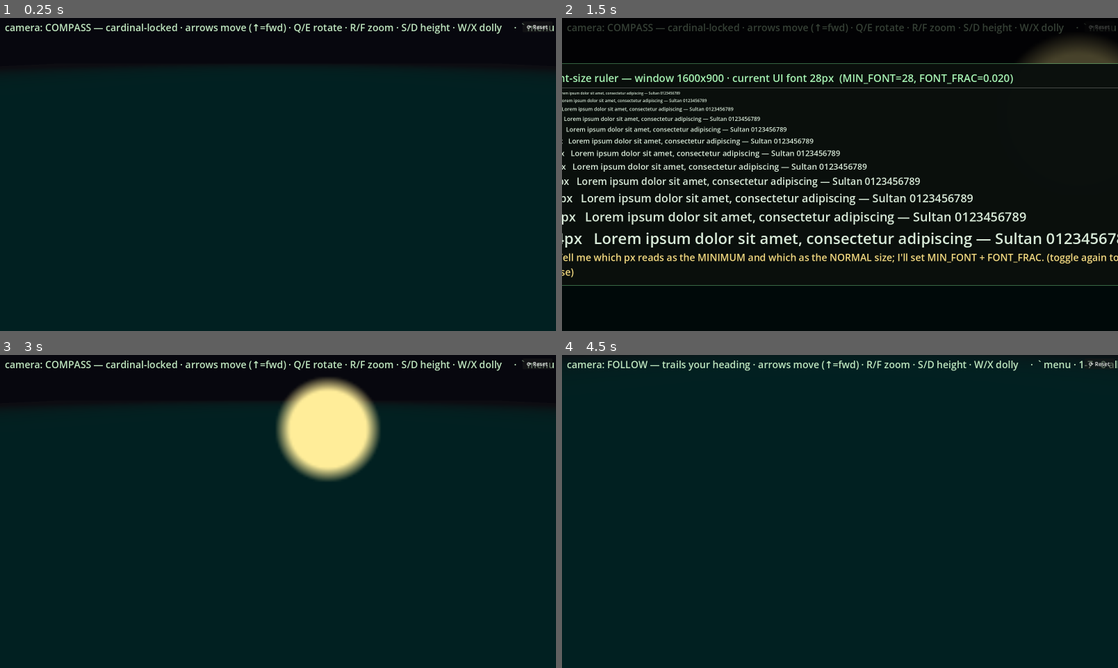
Above: before the commit, frames 1-4 (two rows, left to right).
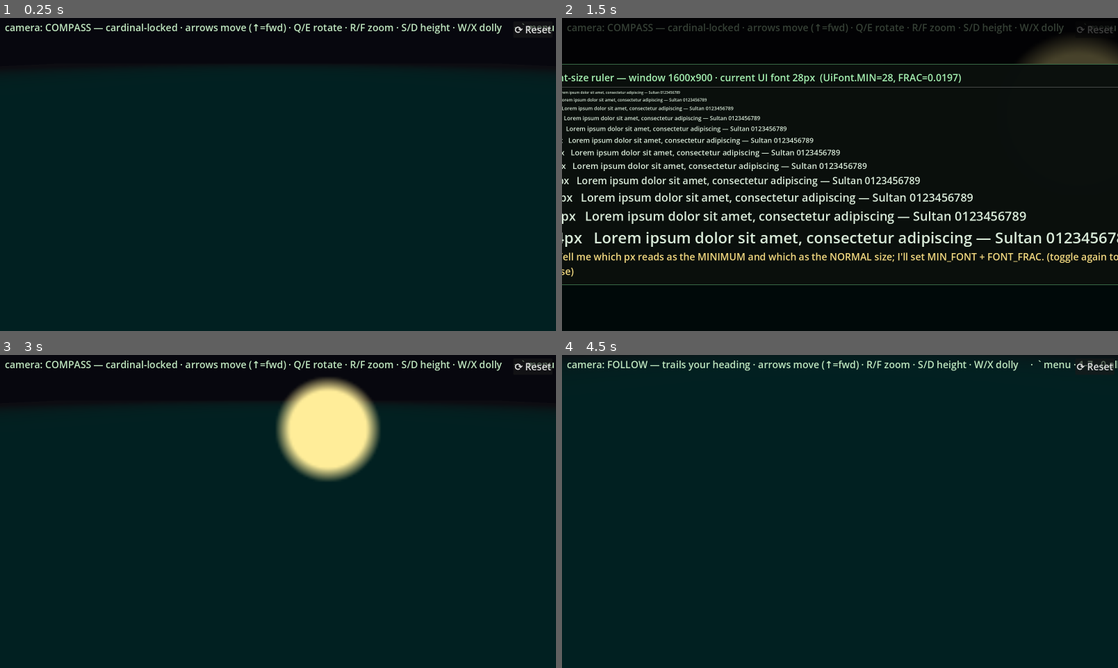
Above: after the commit, the same moments.

Repository: DazzlingDukeOfLazers/raves-of-qud
Game: Godot game, scene res://Main.tscn
Same seed, same stepped clock (60 frames per second), same inputs: the game is played once before the commit and once after it.
Inputs (mouse positions are in pixels of both pictures, inside the frame that each line leads up to):
- Up to frame 1 (0.25 s): no input
- Up to frame 2 (1.5 s): tap Enter at 0.5 s; move the mouse to (962, 158) at 0.52 s; hold Right 0.53-1.25 s; hold E 0.53-1.25 s; tap L at 0.6 s; click (962, 158) at 0.67 s; tap Space at 0.77 s; click "⟳ Reset" at 1.25 s
- Up to frame 3 (3 s): tap Space at 2 s; drag from (166, 527) to (250, 574) at 2.02 s; tap Enter at 2.75 s; move the mouse to (333, 442) at 2.77 s; hold Right from 2.78 s (still down); hold E from 2.78 s (still down); tap L at 2.85 s
- Up to frame 4 (4.5 s): release Right at 3.5 s; release E at 3.5 s; tap Space at 3.5 s; drag from (812, 574) to (673, 464) at 3.52 s; tap Enter at 4.25 s; move the mouse to (1006, 558) at 4.27 s; hold Left from 4.28 s (still down); hold E from 4.28 s (still down); tap 2 at 4.35 s

The runs differ from the first frame. In frame 1, 0.1% of the frame differs, in the area x 92-100%, y 1-5%; in frame 2, 9.4%, in the area x 0-100%, y 2-86%; in frame 3, 0.1%; in frame 4, 0.1%.

Commit message:
Fonts: single source of truth (UiFont) for every UI font size
New UiFont (class): FRAC + MIN + role multipliers, sizes scale with window height
and never drop below MIN. Route ALL UI text through it:
- Main: mode label, the WHOLE debug menu (recursive), and the Reset button (was a
  fixed 86x28 box clipping the font -> now grows to fit); Reset/inspector/report
  were the too-small ones called out.
- CellInspector (selection log) + TileReport (submission form): size = UiFont body
  + the live +/- nudge, replacing their private 22/19px defaults.
- OnboardingControl: scales its per-element sizes so 'body' maps to UiFont's body,
  floored at UiFont.MIN.
- FontPreview: chrome via UiFont (sample lines stay literal).
Change FRAC/MIN in UiFont and the whole app follows.

Diff:
--- a/godot/CellInspector.gd
+++ b/godot/CellInspector.gd
@@ -38,8 +38,13 @@
 var _label: RichTextLabel
 var _mark_box: MeshInstance3D   # dashed wireframe outlining the whole 3D tile
 var _mark_pin: MeshInstance3D   # dashed finder line rising from the tile top
-var _font_size := FONT_SIZE_DEFAULT
+var _font_bump := 0   # live +/- nudge (px) on top of the UiFont source-of-truth size
 var _last_report := ""
+
+## The selection-log font size: the project's source-of-truth body size plus the user's nudge,
+## capped so a big nudge can't overflow. The mono FACE is set separately (columns must line up).
+func _cur_font() -> int:
+	return mini(FONT_SIZE_MAX, UiFont.px(get_viewport(), "body", _font_bump))
 var _selected = null      # Vector2i of the last inspected tile
 var _saved_overlay := {}  # visibility snapshot while a clean screenshot is taken
 
@@ -315,7 +320,7 @@
 		return
 	var lines := _last_report.split("\n")
 	var avail := get_viewport().get_visible_rect().size.y - 48.0
-	var fits := maxi(6, floori(avail / (_font_size * LINE_HEIGHT_RATIO)))
+	var fits := maxi(6, floori(avail / (_cur_font() * LINE_HEIGHT_RATIO)))
 	if lines.size() <= fits:
 		_label.text = _last_report
 	else:
@@ -328,8 +333,8 @@
 func nudge_font(delta: int) -> void:
 	if not _panel.visible:
 		return
-	_font_size = clampi(_font_size + delta, FONT_SIZE_MIN, FONT_SIZE_MAX)
-	_label.add_theme_font_size_override("normal_font_size", _font_size)
+	_font_bump = clampi(_font_bump + delta, -14, 40)
+	_label.add_theme_font_size_override("normal_font_size", _cur_font())
 	_repaint()
 
 ## Temporarily hide the report so a screenshot shows the scene, not the text.
@@ -394,7 +399,7 @@
 	# no wrapping: the report is column-aligned, and a wrap destroys the alignment
 	_label.autowrap_mode = TextServer.AUTOWRAP_OFF
 	_label.add_theme_color_override("default_color", Color(0.85, 0.95, 0.85))
-	_label.add_theme_font_size_override("normal_font_size", _font_size)
+	_label.add_theme_font_size_override("normal_font_size", _cur_font())
 	# monospace, so tile names and flag columns line up
 	# Atkinson Hyperlegible Mono (bundled). The report is column-aligned — tile
 	# names, flag columns — so the label needs a MONOSPACE cut, not the project's
@@ -461,7 +466,7 @@
 
 	_preview_caption = Label.new()
 	_preview_caption.position = Vector2(0, PREVIEW_PX + 2)
-	_preview_caption.add_theme_font_size_override("font_size", 13)
+	_preview_caption.add_theme_font_size_override("font_size", UiFont.px(get_viewport(), "caption"))
 	_preview_caption.add_theme_color_override("font_color", Color(0.8, 0.92, 0.8))
 	_preview.add_child(_preview_caption)
 
--- a/godot/FontPreview.gd
+++ b/godot/FontPreview.gd
@@ -45,7 +45,7 @@
 	panel.add_child(vb)
 
 	_header = Label.new()
-	_header.add_theme_font_size_override("font_size", 30)   # chrome, kept readable (sample lines below are literal px)
+	_header.add_theme_font_size_override("font_size", UiFont.px(get_viewport(), "title"))  # chrome (sample lines below are literal px)
 	_header.modulate = Color(0.65, 0.95, 0.7)
 	vb.add_child(_header)
 
@@ -61,7 +61,7 @@
 
 	var hint := Label.new()
 	hint.text = "→ Tell me which px reads as the MINIMUM and which as the NORMAL size; I'll set MIN_FONT + FONT_FRAC. (toggle again to close)"
-	hint.add_theme_font_size_override("font_size", 28)   # was 15 — unreadable at native res
+	hint.add_theme_font_size_override("font_size", UiFont.px(get_viewport(), "body"))   # chrome; sample lines stay literal
 	hint.modulate = Color(0.95, 0.85, 0.5)
 	hint.autowrap_mode = TextServer.AUTOWRAP_WORD_SMART
 	hint.custom_minimum_size = Vector2(900, 0)
--- a/godot/Main.gd
+++ b/godot/Main.gd
@@ -182,36 +182,48 @@
 var _panning := false
 var _mode_label: Label
 var _debug_menu_title: Label
+var _reset_btn: Button
 
 # Responsive HUD text: a fraction of viewport height, but never below a floor —
 # "min(px, %vh)" web sensibility, re-applied on window resize.
-const FONT_FRAC := 0.0197
-const MIN_FONT := 28
+# Font sizes come from UiFont (the single source of truth). These stay as thin aliases so the rest
+# of the file / the ruler read the same numbers.
 func _ui_font_size() -> int:
-	return maxi(MIN_FONT, int(get_viewport().get_visible_rect().size.y * FONT_FRAC))
-
+	return UiFont.px(get_viewport(), "body")
+
+## Size EVERY label/button in the top UI from the source of truth: the mode label, the whole debug
+## menu (title, mode buttons, toggle buttons, slider labels), and the corner Reset button. Re-run on
+## window resize so it tracks the viewport.
 func _apply_ui_fonts() -> void:
 	var fs := _ui_font_size()
 	if _mode_label != null:
 		_mode_label.add_theme_font_size_override("font_size", fs)
-	if _debug_menu_title != null:
-		_debug_menu_title.add_theme_font_size_override("font_size", fs)
-	for m in _mode_buttons:
-		(_mode_buttons[m] as Button).add_theme_font_size_override("font_size", fs)
+	if _debug_menu != null:
+		_apply_font_recursive(_debug_menu, fs)
+	if _reset_btn != null:
+		_reset_btn.add_theme_font_size_override("font_size", fs)
 	# keep the debug menu just BELOW the help label so they never overlap, even as
 	# the responsive font grows the label's height
 	if _debug_menu != null and _mode_label != null:
 		var lh: float = maxf(_mode_label.get_minimum_size().y, float(fs))
 		_debug_menu.position = Vector2(14, _mode_label.position.y + lh + 8.0)
 
+## Apply a font size to every Label/Button under `node` (recursively) — how the debug menu and any
+## nested popups get sized uniformly from one call.
+func _apply_font_recursive(node: Node, size: int) -> void:
+	if node is Label or node is Button:
+		node.add_theme_font_size_override("font_size", size)
+	for c in node.get_children():
+		_apply_font_recursive(c, size)
+
 ## Show/hide the font-size ruler (Lorem Ipsum at each px) with the current UI-font math in the header,
 ## so you can pick the MINIMUM and NORMAL sizes. Toggle: L, or the ` menu button.
 func _toggle_font_preview() -> void:
 	if _font_preview == null:
 		return
 	var vp := get_viewport().get_visible_rect().size
-	var hdr := "Font-size ruler — window %dx%d · current UI font %dpx  (MIN_FONT=%d, FONT_FRAC=%.3f)" % [
-		int(vp.x), int(vp.y), _ui_font_size(), MIN_FONT, FONT_FRAC]
+	var hdr := "Font-size ruler — window %dx%d · current UI font %dpx  (UiFont.MIN=%d, FRAC=%.4f)" % [
+		int(vp.x), int(vp.y), _ui_font_size(), UiFont.MIN, UiFont.FRAC]
 	_font_preview.toggle(hdr)
 
 const ORBIT_SENS := 0.006
@@ -1035,7 +1047,7 @@
 	add_child(layer)
 	_mode_label = Label.new()
 	_mode_label.position = Vector2(14, 8)
-	_mode_label.add_theme_font_size_override("font_size", 15)
+	_mode_label.add_theme_font_size_override("font_size", UiFont.px(get_viewport()))  # _apply_ui_fonts keeps it live
 	_mode_label.add_theme_color_override("font_color", Color(0.75, 0.9, 0.75))
 	layer.add_child(_mode_label)
 	_update_mode_label()
@@ -1224,7 +1236,7 @@
 	_look_btn.pressed.connect(_toggle_look_target)
 	vb.add_child(_look_btn)
 	_refresh_look_btn()
-	# font-size ruler (Lorem Ipsum at each px) — for tuning MIN_FONT / FONT_FRAC. Key: L.
+	# font-size ruler (Lorem Ipsum at each px) — for tuning UiFont.FRAC / UiFont.MIN. Key: L.
 	var fp_btn := Button.new()
 	fp_btn.text = "Font-size ruler (L)"
 	fp_btn.focus_mode = Control.FOCUS_NONE
@@ -1294,17 +1306,22 @@
 	var layer := CanvasLayer.new()
 	layer.layer = 3
 	add_child(layer)
-	var btn := Button.new()
-	btn.text = "⟳ Reset"
-	btn.focus_mode = Control.FOCUS_NONE   # click-only; keep arrows for the player
-	btn.anchor_left = 1.0
-	btn.anchor_right = 1.0
-	btn.offset_left = -96.0
-	btn.offset_right = -10.0
-	btn.offset_top = 10.0
-	btn.offset_bottom = 38.0
-	btn.pressed.connect(_reset_program)
-	layer.add_child(btn)
+	_reset_btn = Button.new()
+	_reset_btn.text = "⟳ Reset"
+	_reset_btn.focus_mode = Control.FOCUS_NONE   # click-only; keep arrows for the player
+	# Anchor to the top-right corner and grow LEFT/DOWN to fit the text at any font size (the box
+	# was fixed at 86x28, which clipped the source-of-truth 36px font).
+	_reset_btn.anchor_left = 1.0
+	_reset_btn.anchor_right = 1.0
+	_reset_btn.grow_horizontal = Control.GROW_DIRECTION_BEGIN
+	_reset_btn.grow_vertical = Control.GROW_DIRECTION_END
+	_reset_btn.offset_left = -10.0
+	_reset_btn.offset_right = -10.0
+	_reset_btn.offset_top = 10.0
+	_reset_btn.offset_bottom = 10.0
+	_reset_btn.pressed.connect(_reset_program)
+	layer.add_child(_reset_btn)
+	_reset_btn.add_theme_font_size_override("font_size", UiFont.px(get_viewport()))
 
 ## Relaunch the process, preserving the current window size via --resolution (a plain
 ## reload_current_scene would keep the old cached scripts; a restart re-reads them).
--- a/godot/OnboardingControl.gd
+++ b/godot/OnboardingControl.gd
@@ -25,11 +25,11 @@
 
 enum Screen { DEVICES, KEYBOARD_TYPE, LAYOUT_KBD, LAYOUT_MOUSE }
 
-# These sizes were tuned on a ~900px-tall window; on a big/4K display they read tiny. Scale every
-# font size and fixed dimension by the window height so the wizard matches the rest of the UI. And
-# route text through the bundled Atkinson font (a Theme default_font) — the bare default font was
-# rendering pixelated next to the inspector's crisp Atkinson text.
-const REF_H := 900.0
+# The per-element sizes below were tuned with a body of ~ONBOARD_BODY px; we scale them so that
+# `body` lands on UiFont's source-of-truth body size (so the wizard tracks the rest of the UI and
+# follows any change to UiFont.FRAC/MIN). Text also routes through the bundled Atkinson font (a Theme
+# default_font) — the bare default font rendered pixelated next to the inspector's crisp Atkinson.
+const ONBOARD_BODY := 18.0
 var _scale := 1.0
 var _ui_theme: Theme
 var _built := false
@@ -54,9 +54,8 @@
 	if _built:
 		return
 	_built = true
-	var vp := get_viewport()
-	var h: float = vp.get_visible_rect().size.y if vp else REF_H
-	_scale = maxf(1.0, h / REF_H)
+	# Scale so ONBOARD_BODY maps to UiFont's body size — the whole wizard then follows the source of truth.
+	_scale = UiFont.px(get_viewport(), "body") / ONBOARD_BODY
 	_ui_theme = Theme.new()
 	var font := load("res://fonts/AtkinsonHyperlegible-Regular.ttf")
 	if font != null:
@@ -67,9 +66,10 @@
 			_ui_theme.set_font("font", t, font)
 	_build()
 
-## Scaled font size / pixel dimension for the current window.
+## Scaled font size / pixel dimension for the current window. Floored at the shared UiFont minimum,
+## so even the smallest wizard label never drops below the project-wide readable floor.
 func _fs(base: int) -> int:
-	return int(round(base * _scale))
+	return maxi(UiFont.MIN, int(round(base * _scale)))
 
 func _px(base: float) -> float:
 	return base * _scale
--- a/godot/TileReport.gd
+++ b/godot/TileReport.gd
@@ -54,11 +54,14 @@
 var _notes: TextEdit
 var _status: Label
 
-const FONT := 19          # matches the inspector's readable default
 const PANEL_W := 520
 
-var _font := FONT
+var _font_bump := 0        # live +/- nudge (px) on top of the UiFont source-of-truth size
 var _title: Label
+
+## The form's font size: the project's source-of-truth body size plus the user's nudge.
+func _cur_font() -> int:
+	return mini(48, UiFont.px(get_viewport(), "body", _font_bump))
 var _send: Button
 var _cancel: Button
 var _menu: MenuButton
@@ -345,26 +348,27 @@
 ## Same '-' / '=' keys as the inspector, so both panels scale together rather
 ## than one being legible and the other not.
 func nudge_font(delta: int) -> void:
-	_font = clampi(_font + delta, 10, 40)
+	_font_bump = clampi(_font_bump + delta, -14, 40)
 	_apply_font()
 
 func _apply_font() -> void:
+	var fs := _cur_font()
 	for c in [_title, _target, _status]:
-		c.add_theme_font_size_override("font_size", _font)
+		c.add_theme_font_size_override("font_size", fs)
 	for ob in [_verdict, _subject]:
-		ob.add_theme_font_size_override("font_size", _font)
+		ob.add_theme_font_size_override("font_size", fs)
 		# the dropdown is a separate PopupMenu and does not inherit the button's size
 		var pop: PopupMenu = ob.get_popup()
 		if pop != null:
-			pop.add_theme_font_size_override("font_size", _font)
-	_notes.add_theme_font_size_override("font_size", _font)
-	_send.add_theme_font_size_override("font_size", _font)
-	_cancel.add_theme_font_size_override("font_size", _font)
-	_menu.add_theme_font_size_override("font_size", _font)
+			pop.add_theme_font_size_override("font_size", fs)
+	_notes.add_theme_font_size_override("font_size", fs)
+	_send.add_theme_font_size_override("font_size", fs)
+	_cancel.add_theme_font_size_override("font_size", fs)
+	_menu.add_theme_font_size_override("font_size", fs)
 	var mpop: PopupMenu = _menu.get_popup()
 	if mpop != null:
-		mpop.add_theme_font_size_override("font_size", _font)
-	_notes.custom_minimum_size = Vector2(0, mini(_font * 5, 130))
+		mpop.add_theme_font_size_override("font_size", fs)
+	_notes.custom_minimum_size = Vector2(0, mini(fs * 5, 260))
 
 ## Dismiss the form without filing. Also tells the caller to clear the selection
 ## (marker + inspector panel), since "cancel" means "never mind this tile".
--- /dev/null
+++ b/godot/UiFont.gd
@@ -0,0 +1,32 @@
+class_name UiFont
+extends RefCounted
+
+## SINGLE SOURCE OF TRUTH for every UI font size in the project.
+##
+## Sizes scale with the window HEIGHT so the UI reads the same on any display, and never fall below
+## MIN (nothing in the app is smaller than this). Everything routes through px(): the mode label,
+## debug menu, reset button, the selection log (CellInspector), the tile-report form (TileReport),
+## the onboarding wizard, and the font ruler. Change FRAC / MIN here and the whole app follows.
+##
+## Tuned with the in-app font ruler (press L): FRAC=0.0197 => ~36px "body" at a 1832-tall window;
+## MIN=28 was the user's readable floor.
+
+const FRAC := 0.0197        # body px = window_height * FRAC
+const MIN := 28             # absolute floor px — no text anywhere is smaller
+
+## Roles are multipliers of the body size, so the hierarchy scales together.
+const ROLE := {
+	"caption": 0.85,        # sub-labels, hints, captions
+	"body": 1.0,            # default: labels, buttons, form fields, the selection log
+	"title": 1.2,           # panel headings
+	"big": 1.5,             # hero text
+}
+
+## The pixel size for a role at the given viewport's current height. Floored at MIN so even a
+## caption in a short window stays readable. `bump` is a live nudge (the +/- keys) in px.
+static func px(vp: Viewport, role := "body", bump := 0) -> int:
+	var h := 900.0
+	if vp != null:
+		h = vp.get_visible_rect().size.y
+	var mult := float(ROLE.get(role, 1.0))
+	return maxi(MIN, int(h * FRAC * mult) + bump)
